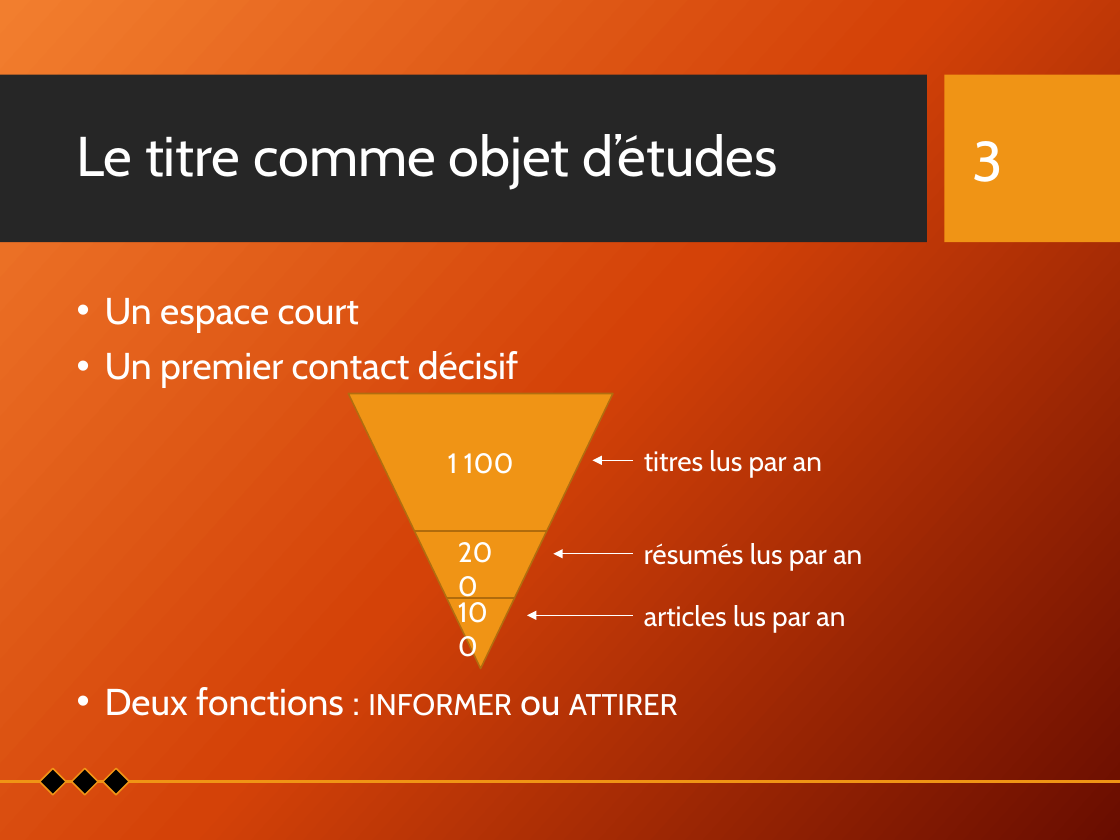
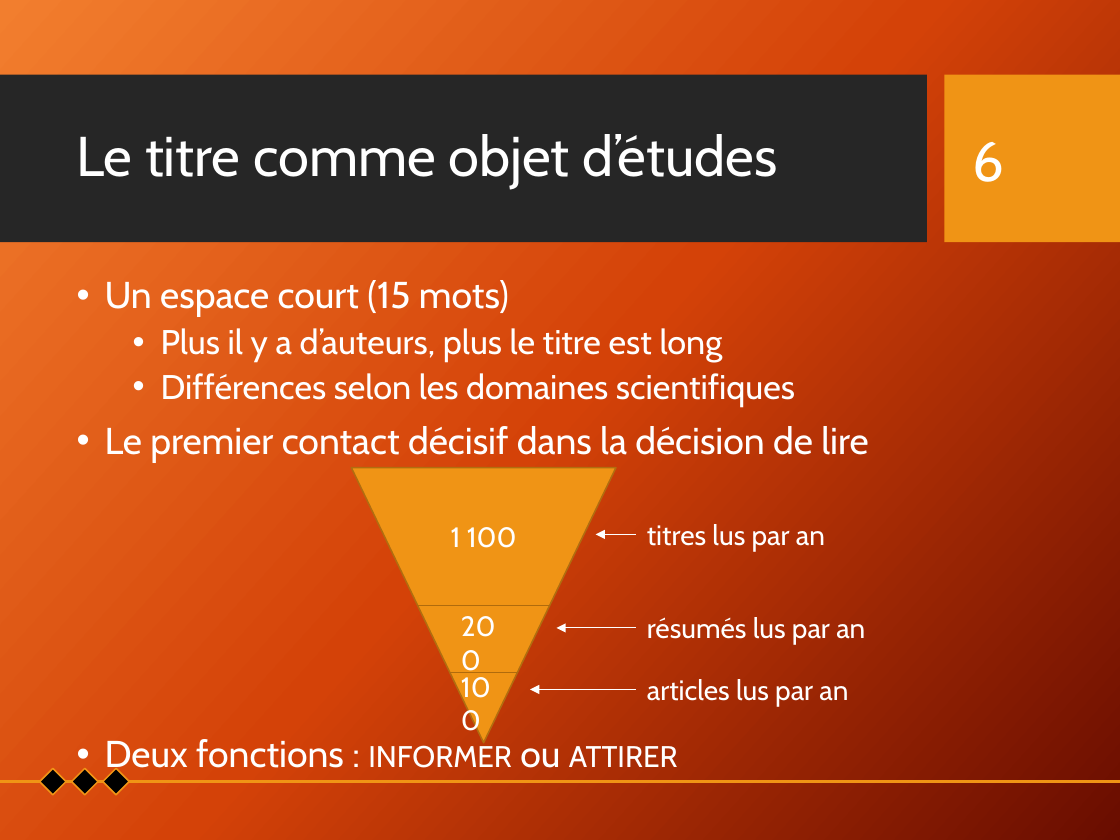
Before and after one commit to Xitog/tal, a slide deck: slide 6 of dossiers/Final - Présentation Projet de recherche.pptx (slide 3 before the commit). Drawn at 1120x840 pixels with LibreOffice and Linux fonts; fonts in the diff are those of the drawing; background and template pictures are left out. Boxes give left, top, right and bottom in pixels: in the first picture for what was removed or moved away, otherwise in the second. Text is boxed around its words. In the diff, an @@ line names an element or a change of style, - is before the commit and + after.

```diff
--- a/dossiers/Final - Présentation Projet de recherche.pptx
+++ b/dossiers/Final - Présentation Projet de recherche.pptx
@@ page number at bbox=[973, 142, 1005, 182]: text changed @@
-3
+6
@@ text "Un espace court (15 mots)": place and size @@
-text "Un espace court (15 mots)" at bbox=[105, 298, 678, 716]
+text "Un espace court (15 mots)" at bbox=[105, 280, 868, 776]
@@ text at bbox=[105, 280, 868, 462]: text changed; size 24 to 22 pt @@
-• Un espace court
-• Un premier contact décisif
+• Un espace court (15 mots)
+  • Plus il y a d’auteurs, plus le titre est long
+  • Différences selon les domaines scientifiques
+• Le premier contact décisif dans la décision de lire
@@ 5 texts, 2 lines, 2 arrows, 1 flow chart merge: place and size @@
-5 texts, 2 lines, 2 arrows, 1 flow chart merge at bbox=[348, 393, 862, 669]
+5 texts, 2 lines, 2 arrows, 1 flow chart merge at bbox=[352, 468, 865, 744]
@@ arrow moved from (633, 615) - (528, 615) to (636, 690) - (530, 690) @@
```
Also in this commit, not shown: 27 other slides changed, 11 slides added, 2 other files.
